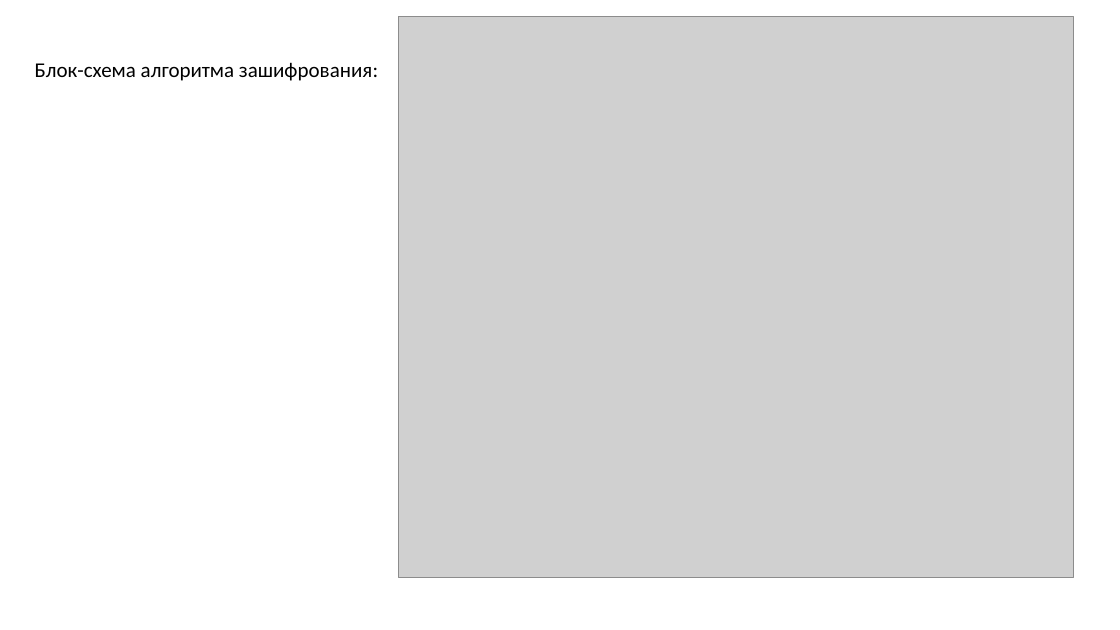
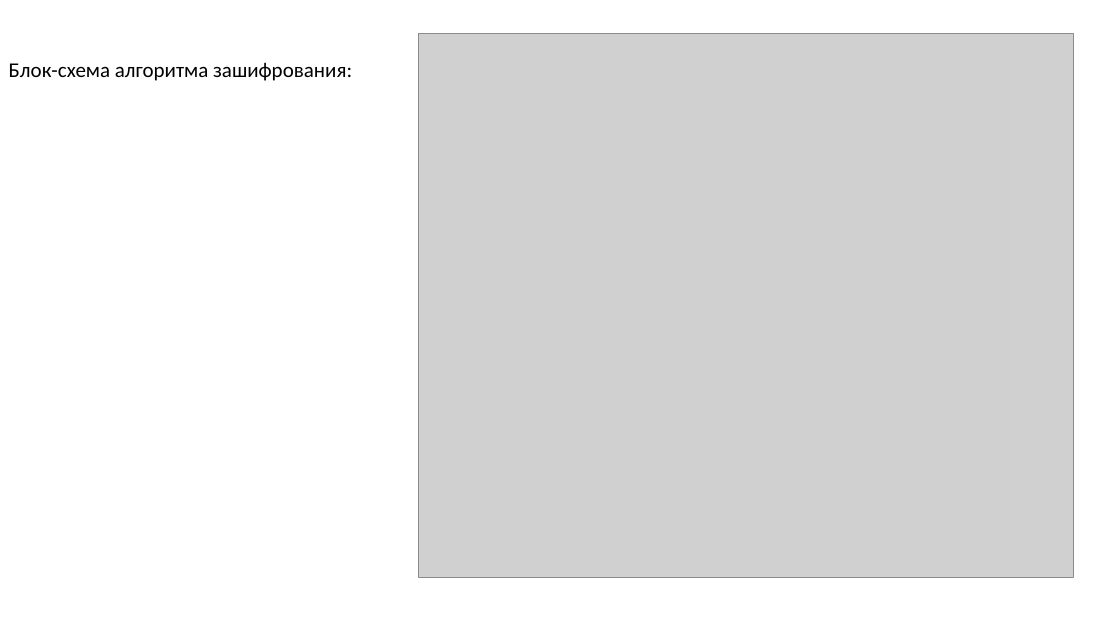
Before and after one commit to Danila-gi/Criptography, a slide deck: slide 22 of lab2/3342ИвановДМЛАБ2.pptx (slide 19 before the commit). Drawn at 1120x630 pixels with LibreOffice and Linux fonts; fonts in the diff are those of the drawing; grey boxes stand for pictures. Boxes give left, top, right and bottom in pixels: in the first picture for what was removed or moved away, otherwise in the second. Text is boxed around its words. In the diff, an @@ line names an element or a change of style, - is before the commit and + after.

```diff
--- a/lab2/3342ИвановДМЛАБ2.pptx
+++ b/lab2/3342ИвановДМЛАБ2.pptx
@@ text "Блок-схема алгоритма зашифрования:": place and size @@
-text "Блок-схема алгоритма зашифрования:" at box(35, 62, 378, 81)
+text "Блок-схема алгоритма зашифрования:" at box(9, 62, 352, 81)
@@ picture: place and size @@
-picture at box(398, 16, 1074, 577)
+picture at box(418, 33, 1074, 577)
```
Also in this commit, not shown: 26 other slides changed, 4 slides added, 4 other files.
